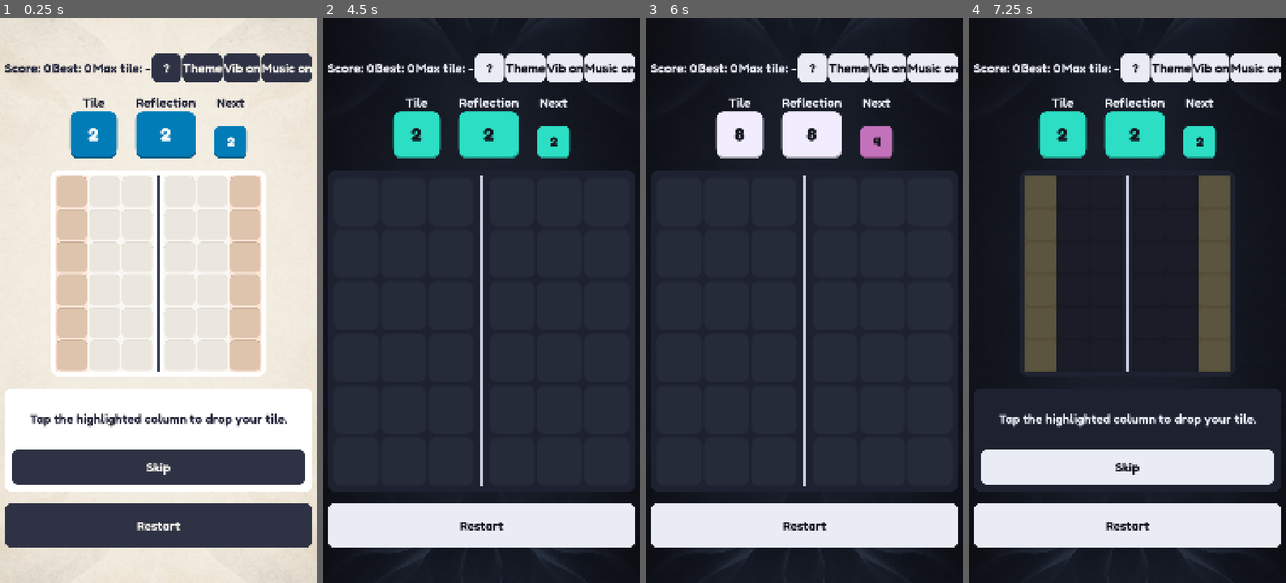
Above: before the commit, frames 1-4 (left to right).
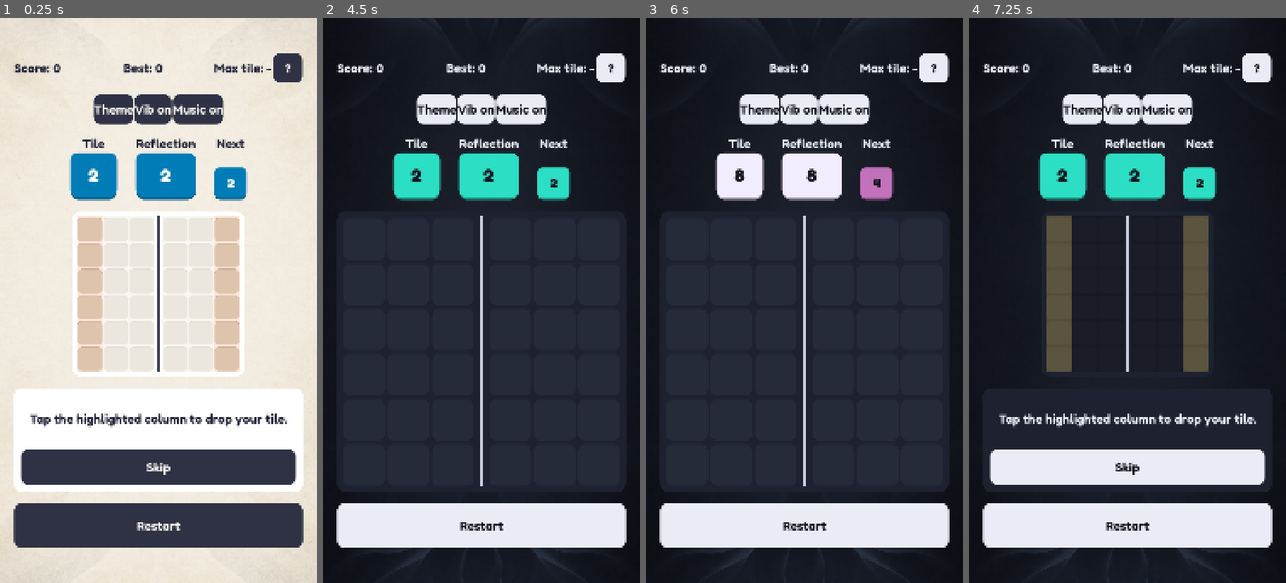
Above: after the commit, the same moments.

Repository: bpinto03/Doppel
Game: Godot game, scene res://scenes/main.tscn
Same seed, same stepped clock (60 frames per second), same inputs: the game is played once before the commit and once after it. Sound files missing from this copy of the repository are replaced by a short silence.
Inputs:
- Up to frame 1 (0.25 s): no input
- Up to frame 2 (4.5 s): click "Theme" at 0.5 s; click "Vib on" at 1.25 s; click "Vib off" at 2 s; click "Music on" at 2.75 s; click "Music off" at 3.5 s; click "Restart" at 4.25 s
- Up to frame 3 (6 s): click "Restart" at 5 s; click "Restart" at 5.75 s
- Up to frame 4 (7.25 s): click "?" at 6.5 s

The runs differ from the first frame. In frame 1, 21% of the frame differs, in the area x 1-99%, y 6-94%; in frame 2, 14%; in frame 3, 13%; in frame 4, 19%.

Commit message:
fix: move the debug buttons to their own row so the HUD fits the screen
With the music button, the HUD row needed 1366 px for the 1080 px base
width and pushed the whole screen past its edges. The debug buttons now
sit in a DebugTools row under the HUD, shown only in debug builds.

Diff:
--- a/scenes/game/game_screen.tscn
+++ b/scenes/game/game_screen.tscn
@@ -81,23 +81,26 @@
 layout_mode = 2
 text = "UI_HELP"
 
-[node name="ThemeDebugButton" type="Button" parent="Margin/Layout/Stats" unique_id=539175145]
+[node name="DebugTools" type="HBoxContainer" parent="Margin/Layout" unique_id=1820376442]
 unique_name_in_owner = true
 visible = false
+layout_mode = 2
+alignment = 1
+
+[node name="ThemeDebugButton" type="Button" parent="Margin/Layout/DebugTools" unique_id=539175145]
+unique_name_in_owner = true
 custom_minimum_size = Vector2(100, 100)
 layout_mode = 2
 text = "DEBUG_THEME"
 
-[node name="VibrationDebugButton" type="Button" parent="Margin/Layout/Stats" unique_id=1873402519]
+[node name="VibrationDebugButton" type="Button" parent="Margin/Layout/DebugTools" unique_id=1873402519]
 unique_name_in_owner = true
-visible = false
 custom_minimum_size = Vector2(100, 100)
 layout_mode = 2
 text = "DEBUG_VIBRATION_ON"
 
-[node name="MusicDebugButton" type="Button" parent="Margin/Layout/Stats" unique_id=1462093851]
+[node name="MusicDebugButton" type="Button" parent="Margin/Layout/DebugTools" unique_id=1462093851]
 unique_name_in_owner = true
-visible = false
 custom_minimum_size = Vector2(100, 100)
 layout_mode = 2
 text = "DEBUG_MUSIC_ON"
--- a/scripts/ui/game_screen.gd
+++ b/scripts/ui/game_screen.gd
@@ -35,6 +35,7 @@
 @onready var _help_button: Button = %HelpButton
 @onready var _combo_label: Label = %ComboLabel
 @onready var _tutorial_panel: TutorialPanel = %TutorialPanel
+@onready var _debug_tools: HBoxContainer = %DebugTools
 @onready var _theme_debug_button: Button = %ThemeDebugButton
 @onready var _vibration_debug_button: Button = %VibrationDebugButton
 @onready var _music_debug_button: Button = %MusicDebugButton
@@ -186,12 +187,10 @@
 	print("System dark mode: %s" % DisplayServer.is_dark_mode())
 	add_child(FrameRateProbe.new(_playback))
 	add_child(AudioLatencyProbe.new())
-	_theme_debug_button.visible = true
+	_debug_tools.visible = true
 	_theme_debug_button.pressed.connect(_switch_to_next_palette)
-	_vibration_debug_button.visible = true
 	_vibration_debug_button.pressed.connect(_switch_vibration)
 	_show_vibration_setting()
-	_music_debug_button.visible = true
 	_music_debug_button.pressed.connect(_switch_music)
 	_show_music_setting()
 
--- /dev/null
+++ b/tests/test_game_screen_layout.gd
@@ -0,0 +1,33 @@
+extends GutTest
+
+const GAME_SCREEN_SCENE: PackedScene = preload("res://scenes/game/game_screen.tscn")
+const TEST_SAVE_PATH: String = "user://test_game_screen_layout_save.cfg"
+
+var _player_save_path: String
+
+
+func before_each() -> void:
+	_player_save_path = SaveManager.save_path
+	SaveManager.save_path = TEST_SAVE_PATH
+	DirAccess.remove_absolute(TEST_SAVE_PATH)
+	SaveManager.load_save()
+	Settings.is_music_enabled = false
+
+
+func after_each() -> void:
+	AudioManager.stop_music()
+	DirAccess.remove_absolute(TEST_SAVE_PATH)
+	SaveManager.save_path = _player_save_path
+	SaveManager.load_save()
+	AudioManager.apply_settings()
+
+
+## Tests run in a debug build, so the debug buttons are shown and must not widen the screen.
+## Measured on the margin container: the root Control does not report its children's minimum size.
+func test_screen_fits_the_base_width_with_the_debug_tools_shown() -> void:
+	var screen: Control = GAME_SCREEN_SCENE.instantiate()
+	add_child_autofree(screen)
+	var content: Control = screen.get_node("Margin")
+
+	assert_true(screen.get_node("%DebugTools").visible)
+	assert_lte(content.get_combined_minimum_size().x, float(ProjectSettings.get_setting("display/window/size/viewport_width")))
Not shown, added: tests/test_game_screen_layout.gd.uid
Not shown, changed: docs/architecture.md
